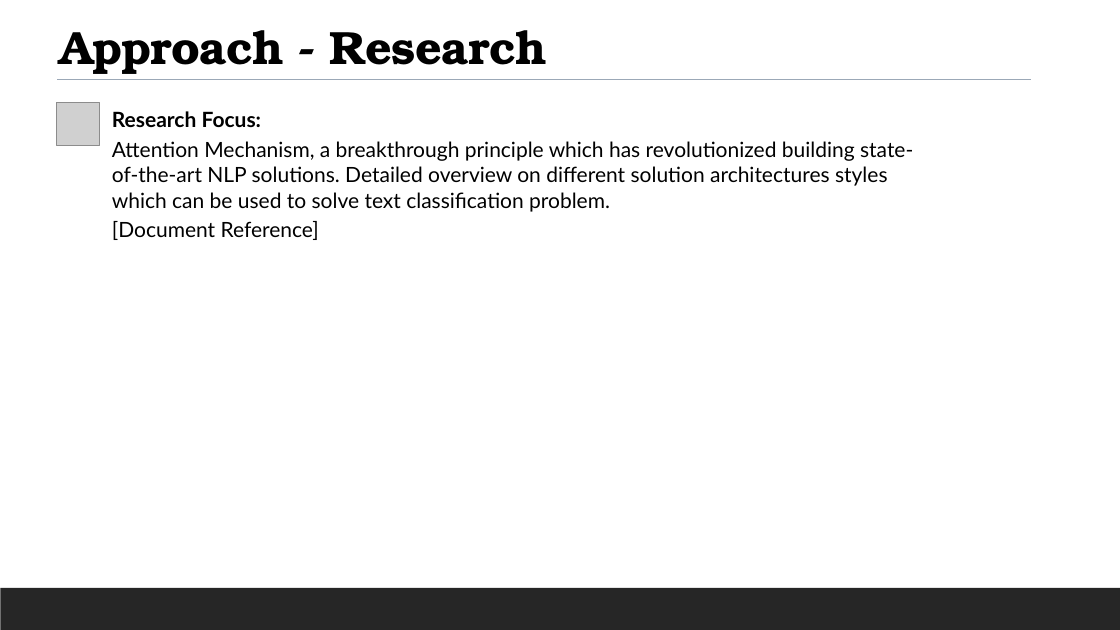
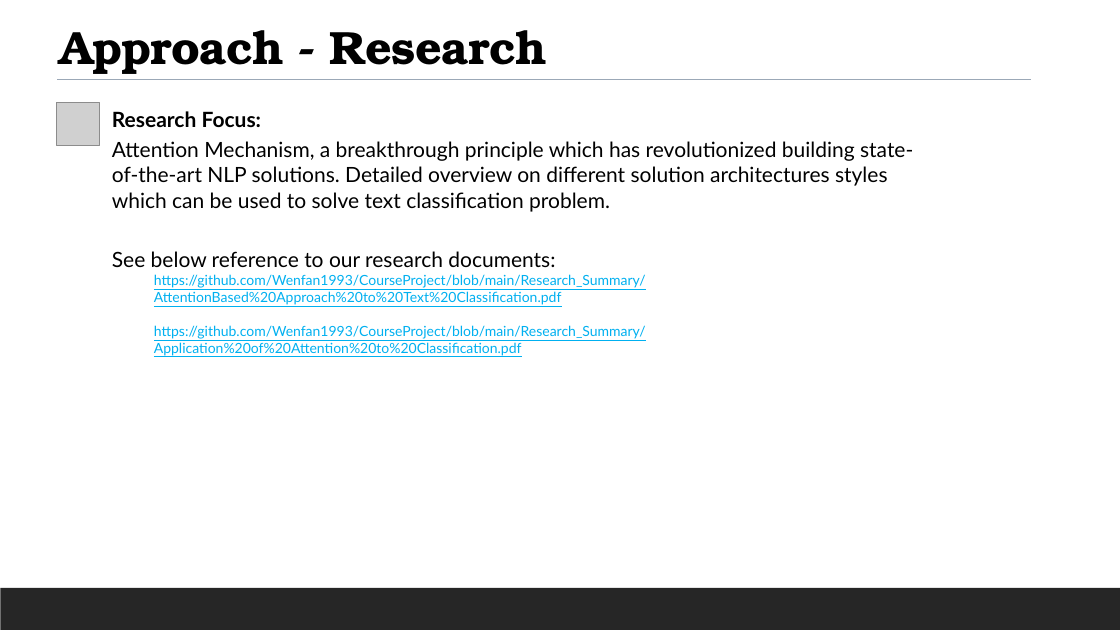
Before and after one commit to Wenfan1993/CourseProject, a slide deck: slide 5 of Text Classification Competition – Attention-based Transformers.pptx. Drawn at 1120x630 pixels with LibreOffice and Linux fonts; fonts in the diff are those of the drawing; grey boxes stand for pictures. Boxes give left, top, right and bottom in pixels: in the first picture for what was removed or moved away, otherwise in the second. Text is boxed around its words. In the diff, an @@ line names an element or a change of style, - is before the commit and + after.

Commit message:
update research papger

```diff
--- a/Text Classification Competition – Attention-based Transformers.pptx
+++ b/Text Classification Competition – Attention-based Transformers.pptx
@@ text at (112, 251, 646, 356): text changed; size 18 to 12 pt; text colour #000000 to #00B0F0 @@
-[Document Reference]
+See below reference to our research documents:
+  https://github.com/Wenfan1993/CourseProject/blob/main/Research_Summary/AttentionBased%20Approach%20to%20Text%20Classification.pdf
+  https://github.com/Wenfan1993/CourseProject/blob/main/Research_Summary/Application%20of%20Attention%20to%20Classification.pdf
```
Also in this commit, not shown: 1 other slide changed.
